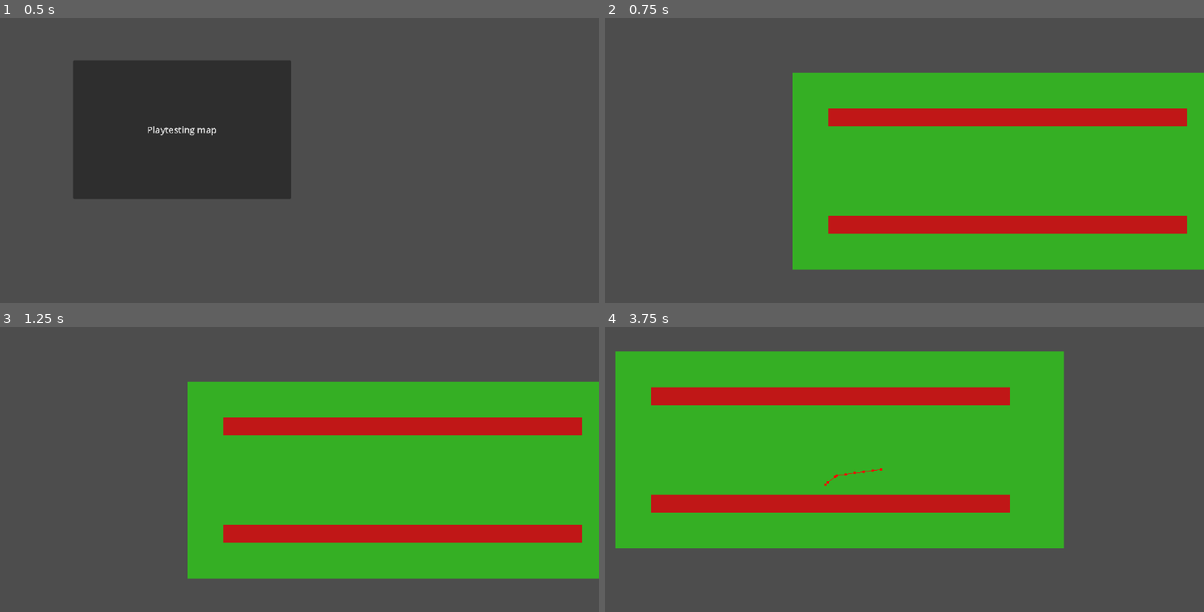
Above: before the commit, frames 1-4 (two rows, left to right).
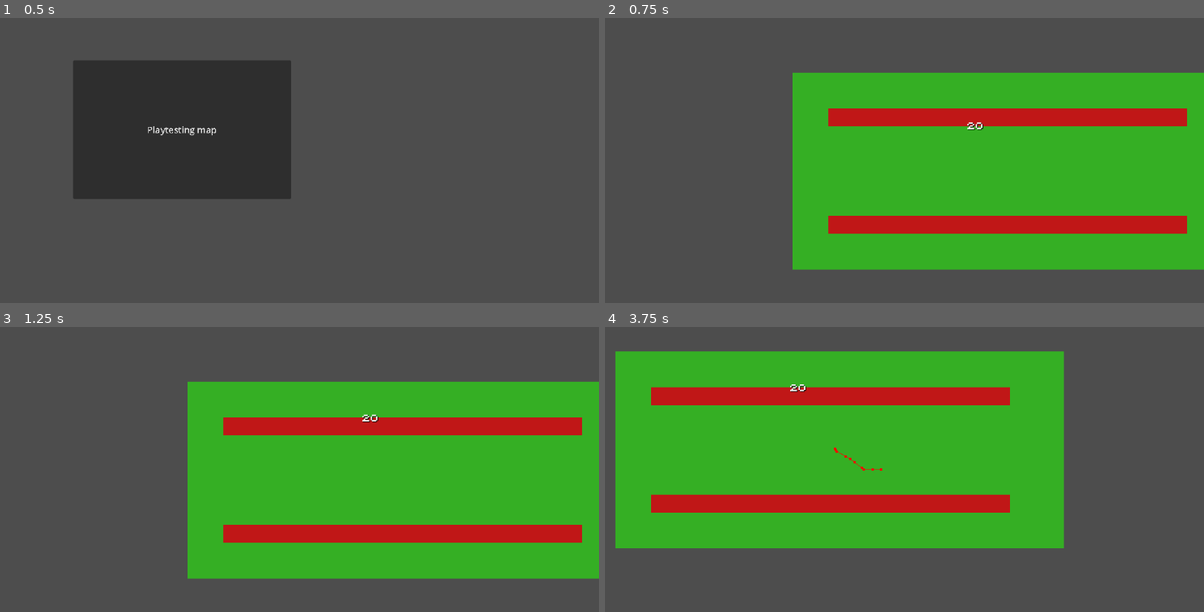
Above: after the commit, the same moments.

Repository: mothisgaming/Like-Moths-To-Flame
Game: Godot game, scene res://MainMenu.tscn
Two runs of this game, one before a commit and one after it. Both use one fixed random seed, a clock stepped at 60 frames per second and the inputs below. The project has no main scene, so this scene is started directly.
Inputs (mouse positions are in pixels of both pictures, inside the frame that each line leads up to):
- Up to frame 1 (0.5 s): no input
- Up to frame 2 (0.75 s): click "Playtesting map" at 0.5 s
- Up to frame 3 (1.25 s): no input
- Up to frame 4 (3.75 s): move the mouse to (1024, 452) at 1.27 s; press the mouse at (1024, 452) at 1.28 s; hold D (P1right) 1.28-2.03 s; move the mouse to (754, 486) at 2.02 s; release the mouse at (754, 486) at 2.03 s; hold S (P1down) 2.03-2.78 s; tap Down (P2down) at 2.1 s; tap Enter at 2.75 s; move the mouse to (946, 389) at 2.77 s; hold D (P1right) 2.78-3.53 s; hold Left (P2left) 2.78-3.53 s; move the mouse to (850, 540) at 3.52 s; hold W (P1up) from 3.53 s (still down); tap Right (P2right) at 3.6 s

Frame 1 is identical in both runs. In frame 2, less than 0.1% of the frame differs, in the area x 60-64%, y 36-40%; in frame 3, less than 0.1%; in frame 4, 0.2%, in the area x 30-46%, y 20-56%.

Commit message:
Add files via upload

Diff:
--- a/Like Moths To Flame/Player1.gd
+++ b/Like Moths To Flame/Player1.gd
@@ -11,7 +11,7 @@
 var canberevived = false
 var revivetimer = 3
 var reviveimmunity = 0
-
+var kbduration = 0.2
 #weaponstats
 var bulletdamage = 20
 var firedelay = 0
@@ -46,7 +46,7 @@
 			velocity.y = max(velocity.y - accel, -tempspeed)
 		else:
 			velocity.y = lerp(velocity.y,0.0,0.2)
-		move_and_slide()
+
 		if embers <= 0:
 			state = "vulnerable"
 		get_parent().get_node("WeaponHit").set_rotation(self.get_angle_to(get_global_mouse_position()))
@@ -75,19 +75,50 @@
 				$hitbox.disabled = false
 				$ReviveBox/CollisionShape2D.disabled = true
 				reviveimmunity = 1.5
-
+	if state == "knockedback":
+		kbduration -= delta
+		if kbduration < 0:
+			kbduration = 0
+			if embers > 0:
+				state = "normal"
+			elif embers == 0: state = "vulnerable"
+	move_and_slide()
 func _on_revive_box_body_entered(body):
 	if body is CharacterBody2D:
 		canberevived = true
-
-
-
-
-
 func _on_revive_box_body_exited(body):
 	if body is CharacterBody2D:
 		canberevived = false
 
+
+func take_damage(enemydamage,enemypos):
+
+	var kbtoapply = Vector2(1,1)
+	var midpoint:float
+	var percenttomidpoint:float
+	var angletolaunch = atan2(self.get_global_position().y - enemypos.y,self.get_global_position().x - enemypos.x)
+	if angletolaunch <= PI and angletolaunch >= PI/2:
+		midpoint = (3 * PI)/4
+		percenttomidpoint = (angletolaunch - midpoint)/(PI/4) * 100
+	elif angletolaunch >= -PI and angletolaunch <= -PI/2:
+		midpoint = -(3 * PI)/4
+		percenttomidpoint = (angletolaunch - midpoint)/(-PI/4) * 100
+	elif angletolaunch <= 0 and angletolaunch >= -PI/2:
+		midpoint = -PI/4
+		percenttomidpoint = (angletolaunch - midpoint)/(PI/4)*100
+	elif angletolaunch >= 0 and angletolaunch <= PI/2:
+		midpoint = PI/4
+		percenttomidpoint = (angletolaunch - midpoint)/(PI/4)*100
+	kbtoapply.x *= 100 - percenttomidpoint
+	kbtoapply.y *= 100 + percenttomidpoint
+	print(kbtoapply)
+	velocity = kbtoapply * 2
+	if state != "downed":
+		state = "knockedback"
+		kbduration = 0.2
+	get_parent().get_parent().embers -= enemydamage
+	if get_parent().get_parent().embers < 0:
+		get_parent().get_parent().embers = 0
 
 func shoot():
 	var collider = get_parent().get_node("WeaponHit").get_collider()
--- a/Like Moths To Flame/Player2.gd
+++ b/Like Moths To Flame/Player2.gd
@@ -11,7 +11,7 @@
 var igniteduration = 3
 var damage = 20
 var swingduration:float = 0.3
-
+var kbduration = 0.2
 var state = "normal"
 
 var canberevived = false
@@ -55,7 +55,6 @@
 				currentDirection = "up"
 		else:
 			velocity.y = lerp(velocity.y,0.0,0.2)
-		move_and_slide()
 		if embers <= 0:
 			state = "vulnerable"
 		if Input.is_action_just_pressed("p2attack") and currentswingduration <= 0:
@@ -92,7 +91,14 @@
 				$hitbox.disabled = false
 				$ReviveBox/CollisionShape2D.disabled = true
 				reviveimmunity = 1.5
-
+	if state == "knockedback":
+		kbduration -= delta
+		if kbduration < 0:
+			kbduration = 0
+			if embers > 0:
+				state = "normal"
+			elif embers == 0: state = "vulnerable"
+	move_and_slide()
 func _on_revive_box_body_entered(body):
 	if body is CharacterBody2D:
 		canberevived = true
@@ -103,15 +109,11 @@
 
 
 
-
-
 func _on_melee_hitbox_base_body_entered(body):
 	if body is CharacterBody2D:
 		if body.has_method("get_hit"):
 			var Playerpoint = self.get_global_position()
 			body.get_hit(damage,knockback,Playerpoint,collisionpoint)
-
-
 func _on_melee_hitbox_tip_body_entered(body):
 	if body is CharacterBody2D:
 		if body.has_method("ignite"):
@@ -129,3 +131,36 @@
 		if dir.y == 0:
 			attackdirection = 1
 	currentswingduration = swingduration
+
+func take_damage(enemydamage,enemypos):
+
+	var kbtoapply = Vector2(1,1)
+	var midpoint:float
+	var percenttomidpoint:float
+	var angletolaunch = atan2(self.get_global_position().y - enemypos.y,self.get_global_position().x - enemypos.x)
+	if angletolaunch <= PI and angletolaunch >= PI/2:
+		midpoint = (3 * PI)/4
+		percenttomidpoint = (angletolaunch - midpoint)/(PI/4) * 100
+		kbtoapply.x = -kbtoapply.x
+	elif angletolaunch >= -PI and angletolaunch <= -PI/2:
+		midpoint = -(3 * PI)/4
+		percenttomidpoint = (angletolaunch - midpoint)/(-PI/4) * 100
+		kbtoapply.x = -kbtoapply.x
+		kbtoapply.y = -kbtoapply.y
+	elif angletolaunch <= 0 and angletolaunch >= -PI/2:
+		midpoint = -PI/4
+		percenttomidpoint = (angletolaunch - midpoint)/(PI/4)*100
+		kbtoapply.y = -kbtoapply.y
+	elif angletolaunch >= 0 and angletolaunch <= PI/2:
+		midpoint = PI/4
+		percenttomidpoint = (angletolaunch - midpoint)/(PI/4)*100
+	kbtoapply.x *= 100 - percenttomidpoint
+	kbtoapply.y *= 100 + percenttomidpoint
+	print(kbtoapply)
+	velocity = kbtoapply * 2
+	if state != "downed":
+		state = "knockedback"
+		kbduration = 0.2
+	get_parent().get_parent().embers -= enemydamage
+	if get_parent().get_parent().embers < 0:
+		get_parent().get_parent().embers = 0
--- a/Like Moths To Flame/Players.gd
+++ b/Like Moths To Flame/Players.gd
@@ -1,6 +1,6 @@
 extends Node2D
 
-var defaultmaxembers = 100
+var defaultmaxembers = 100000000
 var embers = defaultmaxembers
 
 
--- a/Like Moths To Flame/TestMeleeEnemy.gd
+++ b/Like Moths To Flame/TestMeleeEnemy.gd
@@ -102,7 +102,6 @@
 			velocity += ($NavigationAgent2D.get_target_position() - self.get_position()).normalized() * speed
 			velocity.x = lerp(velocity.x,0.0,0.2)
 			velocity.y = lerp(velocity.y,0.0,0.2)
-			print("a")
 		if attention <= 0 and $NavigationAgent2D.is_navigation_finished() == true and takingkb == false:
 			target = null
 			state = "wander"
@@ -158,38 +157,40 @@
 func _on_hurtbox_body_entered(body):
 	if active == true:
 		if body is CharacterBody2D:
-			if body.get_parent().get_parent().has_method("take_damage"):
+			if body.has_method("take_damage"):
 				if body.reviveimmunity == 0:
 					if body.get_parent().get_parent().embers <= 0:
 						body.state = "downed"
-					body.get_parent().get_parent().take_damage(enemydamage)
+					var enemypos = self.get_global_position()
+					body.take_damage(enemydamage,enemypos)
 					print(enemydamage)
-					#player knockback here
-					#like seriously thats important you need to do that
-					#get off your ass
-					#body.velocity = -body.velocity
 
 func get_hit(damage,knockback,Playerpoint,collisionpoint):
 	if active == true:
-		print(collisionpoint - self.get_global_position())
 		takingkb = true
-		var dirtolaunchCall = self.get_global_position() - Playerpoint
-		var dirtolaunch = Vector2.ZERO
-		if dirtolaunchCall.x > 0:
-			dirtolaunch.x = 1
-		elif dirtolaunchCall.x < 0:
-			dirtolaunch.x = -1
-		else: dirtolaunch.x = 0
-		if dirtolaunchCall.y > 0:
-			dirtolaunch.y = 1
-		elif dirtolaunchCall.y < 0:
-			dirtolaunch.y = -1
-		else: dirtolaunch.y = 0
-		print(dirtolaunch)
-		if collisionpoint != Vector2.ZERO:
-			velocity = dirtolaunch * knockback
-		else:
-			velocity = dirtolaunch * knockback
+		var kbtoapply = Vector2(1,1)
+		var midpoint:float
+		var percenttomidpoint:float
+		var angletolaunch = atan2(self.get_global_position().y - Playerpoint.y,self.get_global_position().x - Playerpoint.x)
+		if angletolaunch <= PI and angletolaunch >= PI/2:
+			midpoint = (3 * PI)/4
+			percenttomidpoint = (angletolaunch - midpoint)/(PI/4) * 100
+			kbtoapply.x = -kbtoapply.x
+		elif angletolaunch >= -PI and angletolaunch <= -PI/2:
+			midpoint = -(3 * PI)/4
+			percenttomidpoint = (angletolaunch - midpoint)/(-PI/4) * 100
+			kbtoapply.x = -kbtoapply.x
+			kbtoapply.y = -kbtoapply.y
+		elif angletolaunch <= 0 and angletolaunch >= -PI/2:
+			midpoint = -PI/4
+			percenttomidpoint = (angletolaunch - midpoint)/(PI/4)*100
+			kbtoapply.y = -kbtoapply.y
+		elif angletolaunch >= 0 and angletolaunch <= PI/2:
+			midpoint = PI/4
+			percenttomidpoint = (angletolaunch - midpoint)/(PI/4)*100
+		kbtoapply.x *= 100 - percenttomidpoint
+		kbtoapply.y *= 100 + percenttomidpoint
+		velocity = kbtoapply
 		stundur = 0.3
 		health -= damage
 		var text = damagenumbers.instantiate()
--- a/Like Moths To Flame/melee_enemy_test.tscn
+++ b/Like Moths To Flame/melee_enemy_test.tscn
@@ -2,8 +2,7 @@
 
 [ext_resource type="Script" path="res://TestMeleeEnemy.gd" id="1_8f1mu"]
 
-[sub_resource type="CircleShape2D" id="CircleShape2D_buu6s"]
-radius = 8.0
+[sub_resource type="RectangleShape2D" id="RectangleShape2D_g3g0f"]
 
 [sub_resource type="RectangleShape2D" id="RectangleShape2D_8s2e5"]
 
@@ -14,7 +13,8 @@
 script = ExtResource("1_8f1mu")
 
 [node name="CollisionShape2D" type="CollisionShape2D" parent="."]
-shape = SubResource("CircleShape2D_buu6s")
+position = Vector2(3.5, 0.5)
+shape = SubResource("RectangleShape2D_g3g0f")
 
 [node name="NavigationAgent2D" type="NavigationAgent2D" parent="."]
 debug_enabled = true
@@ -31,6 +31,7 @@
 collision_layer = 0
 
 [node name="CollisionShape2D" type="CollisionShape2D" parent="Hurtbox"]
+position = Vector2(4, 1)
 shape = SubResource("RectangleShape2D_8s2e5")
 
 [connection signal="body_entered" from="VisionCone" to="." method="_on_area_2d_body_entered"]
